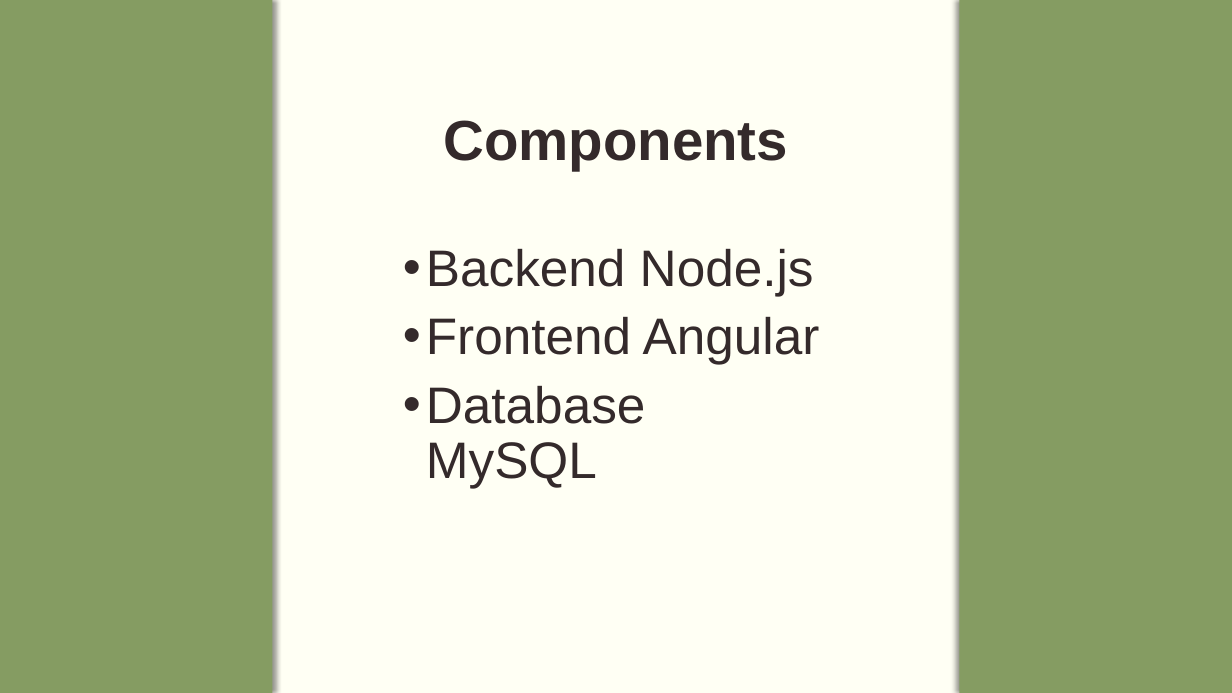
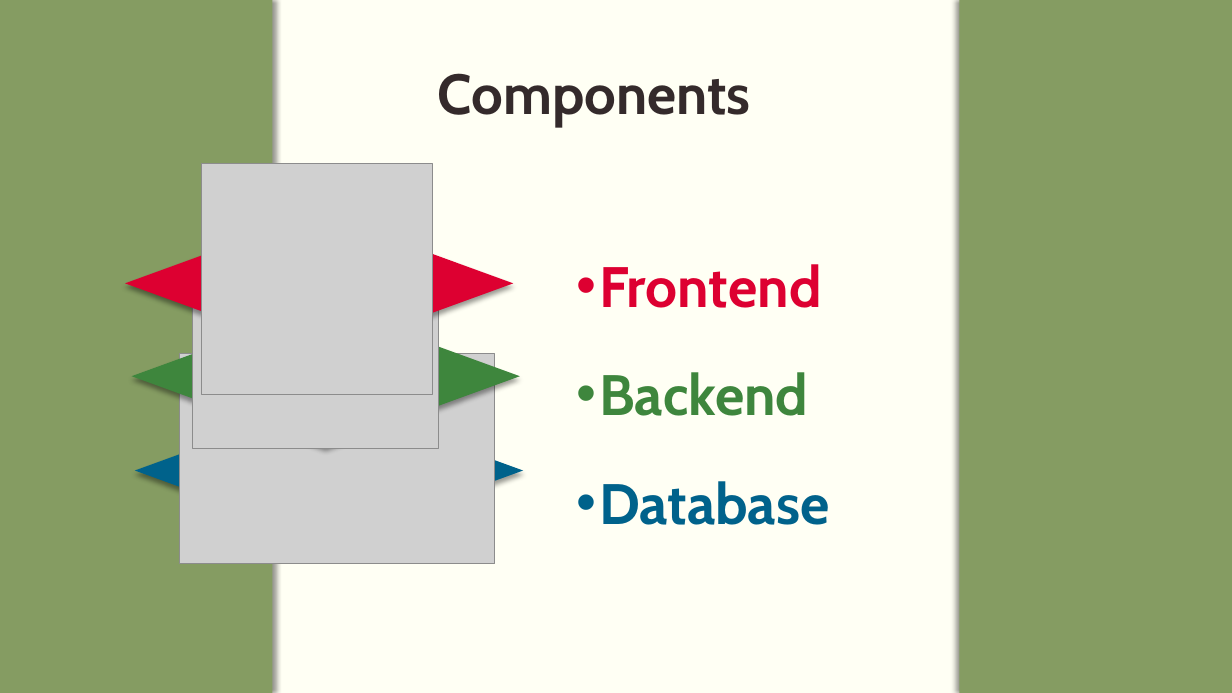
Before and after one commit to momikadragoner/Vizsgaremek, a slide deck: slide 4 of PPT/Agora(2).pptx. Drawn at 1232x693 pixels with LibreOffice and Linux fonts; fonts in the diff are those of the drawing; grey boxes stand for pictures. Boxes give left, top, right and bottom in pixels: in the first picture for what was removed or moved away, otherwise in the second. Text is boxed around its words. In the diff, an @@ line names an element or a change of style, - is before the commit and + after.

```diff
--- a/PPT/Agora(2).pptx
+++ b/PPT/Agora(2).pptx
@@ title "Components": place and size @@
-title "Components" at <box>443,120,788,171</box>
+title "Components" at <box>438,73,751,127</box>
@@ title "Components" at <box>438,73,751,127</box>: font Arial to Cabin @@
@@ picture added at <box>201,164,433,395</box> @@
@@ diamond added at <box>125,213,513,354</box>, fill #DD0031 @@
@@ text at <box>599,264,830,525</box>: text changed; size 40 to 44.4 pt; font Arial to Cabin; text colour #342A2B to #DD0031; bold on @@
-• Backend Node.js
-• Frontend Angular
-• Database MySQL
+• Frontend
+• Backend
+• Database
@@ picture added at <box>192,299,438,449</box> @@
@@ diamond added at <box>131,306,519,447</box>, fill #3E863D @@
@@ picture added at <box>180,354,495,564</box> @@
@@ diamond added at <box>135,400,523,542</box>, fill #00628B @@
```
Also in this commit, not shown: 9 other slides changed, 42 other files.
